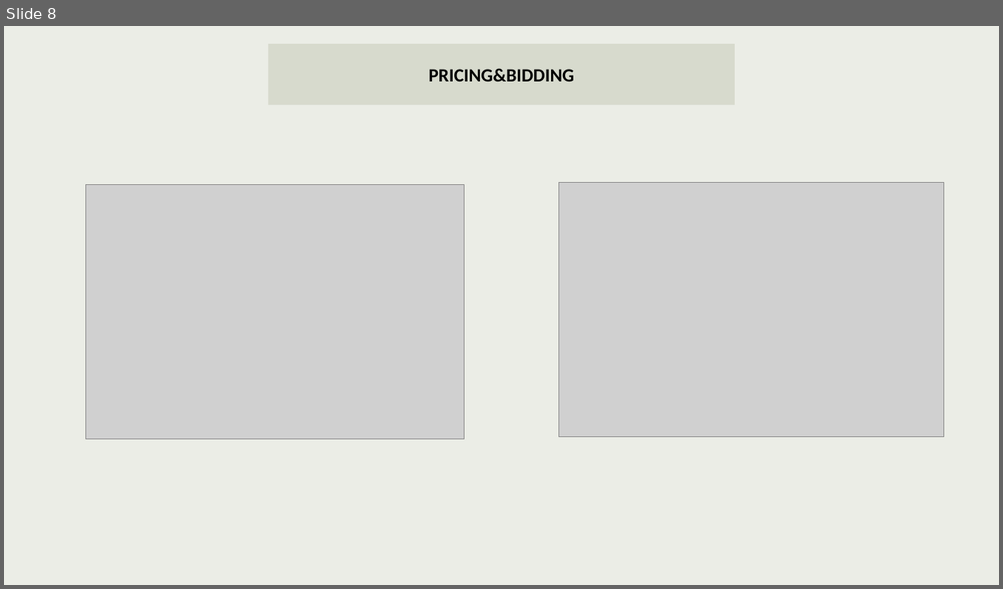
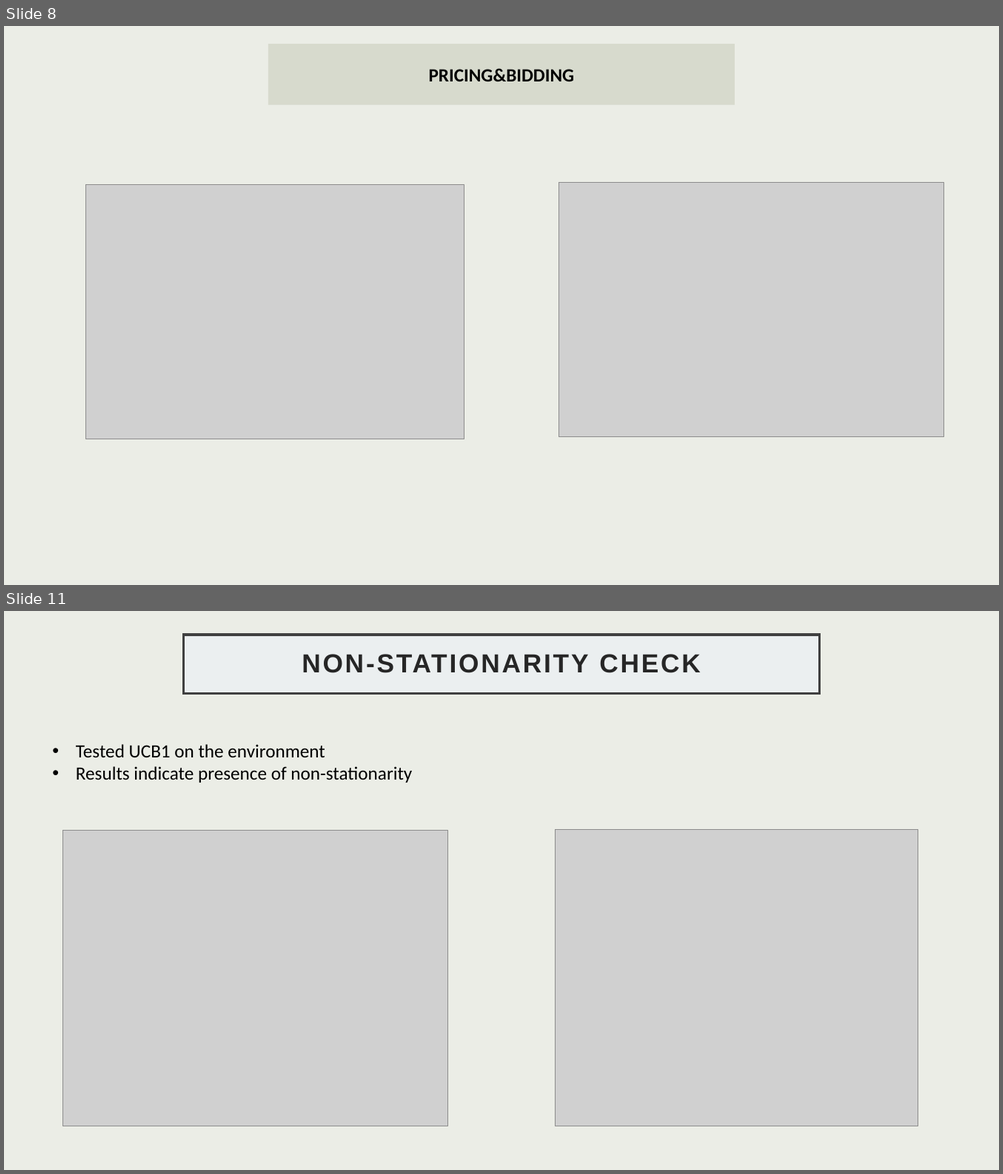
Before and after one commit to GabriFarace/OLA-project, a slide deck: SLIDES.pptx. Shown one above the other, each under a label of ours: slide 8 before the commit, slides 8 and 11 after it; the slides between them are not shown. The pictures are 1003x589 and 1003x1174 pixels, drawn with LibreOffice and Linux fonts; fonts in the diff are those of the drawing; grey boxes stand for pictures. Boxes give left, top, right and bottom in pixels: in the first picture for what was removed or moved away, otherwise in the second. Text is boxed around its words. In the diff, an @@ line names an element or a change of style, - is before the commit and + after.

```diff
--- a/SLIDES.pptx
+++ b/SLIDES.pptx
@@ slide 11 added at (x1=4, y1=611, x2=999, y2=1170), background #EBEDE6 @@
@@ title added at (x1=183, y1=635, x2=819, y2=694), fill #EBEFF0, outline #404040 2.5 pt, 25.2 pt, text #262626, bold @@
+NON-STATIONARITY CHECK
@@ text added at (x1=76, y1=744, x2=412, y2=783), 18 pt, text #000000 @@
+• Tested UCB1 on the environment
+• Results indicate presence of non-stationarity
@@ picture added at (x1=63, y1=830, x2=448, y2=1127) @@
@@ picture added at (x1=555, y1=829, x2=918, y2=1126) @@
```
Also in this commit, not shown: 8 other slides added, 2 other files.
